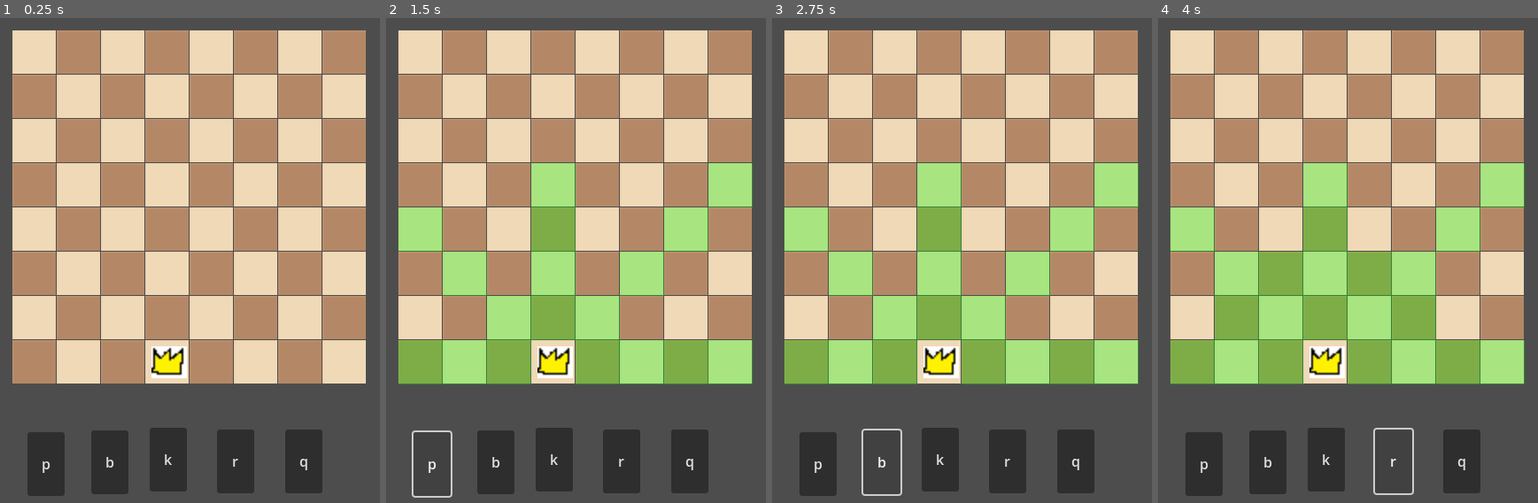
Above: before the commit, frames 1-4 (left to right).
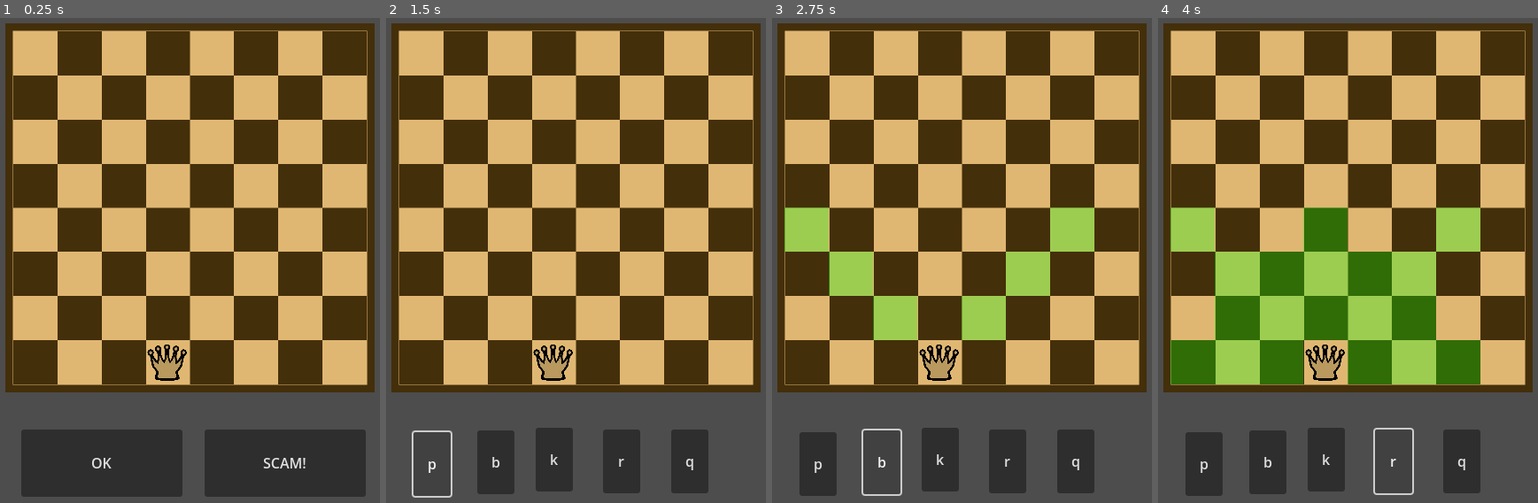
Above: after the commit, the same moments.

Repository: mljkvc/Blokejd-GameJam
Game: Godot game, scene res://scenes/manager.tscn
The game is run twice, just before and just after one commit, with the same random seed, the same clock (stepped at 60 frames per second) and the same inputs.
Inputs (mouse positions are in pixels of both pictures, inside the frame that each line leads up to):
- Up to frame 1 (0.25 s): no input
- Up to frame 2 (1.5 s): click (671, 464) at 0.5 s, where only the run after the commit has a clickable "SCAM!"; click "p" at 1.25 s
- Up to frame 3 (2.75 s): click "b" at 2 s
- Up to frame 4 (4 s): click "k" at 2.75 s; click "r" at 3.5 s

The runs differ from the first frame. In frame 1, 80% of the frame differs, in the area x 1-99%, y 1-99%; in frame 2, 74%; in frame 3, 74%; in frame 4, 74%.

Commit message:
movement implemented

Diff:
--- a/scenes/board.tscn
+++ b/scenes/board.tscn
@@ -1,13 +1,18 @@
-[gd_scene load_steps=5 format=3 uid="uid://cffjfd7urab5o"]
+[gd_scene load_steps=4 format=3 uid="uid://cffjfd7urab5o"]
 
 [ext_resource type="Script" path="res://scripts/board.gd" id="1_enk6x"]
-[ext_resource type="PackedScene" uid="uid://dfejgkxncmso5" path="res://scenes/white_tile.tscn" id="1_r21r0"]
-[ext_resource type="PackedScene" uid="uid://syfdbmrl1bkx" path="res://scenes/black_tile.tscn" id="2_bc4xd"]
 [ext_resource type="PackedScene" uid="uid://clpcg58qakxdc" path="res://scenes/tile.tscn" id="2_rim0p"]
+[ext_resource type="Texture2D" uid="uid://b6l50jwjx23q4" path="res://sprites/game scene/sahovska_tabla.png" id="5_hjj25"]
 
 [node name="Board" type="Node2D"]
 script = ExtResource("1_enk6x")
 
+[node name="board_sprite" type="Sprite2D" parent="."]
+z_index = -1
+position = Vector2(175.5, 175.5)
+scale = Vector2(0.386111, 0.386111)
+texture = ExtResource("5_hjj25")
+
 [node name="a_1" parent="." instance=ExtResource("2_rim0p")]
 position = Vector2(0, 350)
 
@@ -198,197 +203,3 @@
 
 [node name="h_8" parent="." instance=ExtResource("2_rim0p")]
 position = Vector2(350, 0)
-
-[node name="privremeno" type="Node2D" parent="."]
-z_index = -1
-
-[node name="tile_a_2" parent="privremeno" instance=ExtResource("1_r21r0")]
-position = Vector2(0, 300)
-
-[node name="tile_a_4" parent="privremeno" instance=ExtResource("1_r21r0")]
-position = Vector2(0, 200)
-
-[node name="tile_a_6" parent="privremeno" instance=ExtResource("1_r21r0")]
-position = Vector2(0, 100)
-
-[node name="tile_a_8" parent="privremeno" instance=ExtResource("1_r21r0")]
-
-[node name="tile_b_1" parent="privremeno" instance=ExtResource("1_r21r0")]
-position = Vector2(50, 350)
-
-[node name="tile_b_3" parent="privremeno" instance=ExtResource("1_r21r0")]
-position = Vector2(50, 250)
-
-[node name="tile_b_5" parent="privremeno" instance=ExtResource("1_r21r0")]
-position = Vector2(50, 150)
-
-[node name="tile_b_7" parent="privremeno" instance=ExtResource("1_r21r0")]
-position = Vector2(50, 50)
-
-[node name="tile_c_2" parent="privremeno" instance=ExtResource("1_r21r0")]
-position = Vector2(100, 300)
-
-[node name="tile_c_4" parent="privremeno" instance=ExtResource("1_r21r0")]
-position = Vector2(100, 200)
-
-[node name="tile_c_6" parent="privremeno" instance=ExtResource("1_r21r0")]
-position = Vector2(100, 100)
-
-[node name="tile_c_8" parent="privremeno" instance=ExtResource("1_r21r0")]
-position = Vector2(100, 0)
-
-[node name="tile_d_1" parent="privremeno" instance=ExtResource("1_r21r0")]
-position = Vector2(150, 350)
-
-[node name="tile_d_3" parent="privremeno" instance=ExtResource("1_r21r0")]
-position = Vector2(150, 250)
-
-[node name="tile_d_5" parent="privremeno" instance=ExtResource("1_r21r0")]
-position = Vector2(150, 150)
-
-[node name="tile_d_7" parent="privremeno" instance=ExtResource("1_r21r0")]
-position = Vector2(150, 50)
-
-[node name="tile_e_2" parent="privremeno" instance=ExtResource("1_r21r0")]
-position = Vector2(200, 300)
-
-[node name="tile_e_4" parent="privremeno" instance=ExtResource("1_r21r0")]
-position = Vector2(200, 200)
-
-[node name="tile_e_6" parent="privremeno" instance=ExtResource("1_r21r0")]
-position = Vector2(200, 100)
-
-[node name="tile_e_8" parent="privremeno" instance=ExtResource("1_r21r0")]
-position = Vector2(200, 0)
-
-[node name="tile_f_1" parent="privremeno" instance=ExtResource("1_r21r0")]
-position = Vector2(250, 350)
-
-[node name="tile_f_3" parent="privremeno" instance=ExtResource("1_r21r0")]
-position = Vector2(250, 250)
-
-[node name="tile_f_5" parent="privremeno" instance=ExtResource("1_r21r0")]
-position = Vector2(250, 150)
-
-[node name="tile_f_7" parent="privremeno" instance=ExtResource("1_r21r0")]
-position = Vector2(250, 50)
-
-[node name="tile_g_2" parent="privremeno" instance=ExtResource("1_r21r0")]
-position = Vector2(300, 300)
-
-[node name="tile_g_4" parent="privremeno" instance=ExtResource("1_r21r0")]
-position = Vector2(300, 200)
-
-[node name="tile_g_6" parent="privremeno" instance=ExtResource("1_r21r0")]
-position = Vector2(300, 100)
-
-[node name="tile_g_8" parent="privremeno" instance=ExtResource("1_r21r0")]
-position = Vector2(300, 0)
-
-[node name="tile_h_1" parent="privremeno" instance=ExtResource("1_r21r0")]
-position = Vector2(350, 350)
-
-[node name="tile_h_3" parent="privremeno" instance=ExtResource("1_r21r0")]
-position = Vector2(350, 250)
-
-[node name="tile_h_5" parent="privremeno" instance=ExtResource("1_r21r0")]
-position = Vector2(350, 150)
-
-[node name="tile_h_7" parent="privremeno" instance=ExtResource("1_r21r0")]
-position = Vector2(350, 50)
-
-[node name="tile_a_1" parent="privremeno" instance=ExtResource("2_bc4xd")]
-position = Vector2(0, 350)
-
-[node name="tile_a_3" parent="privremeno" instance=ExtResource("2_bc4xd")]
-position = Vector2(0, 250)
-
-[node name="tile_a_5" parent="privremeno" instance=ExtResource("2_bc4xd")]
-position = Vector2(0, 150)
-
-[node name="tile_a_7" parent="privremeno" instance=ExtResource("2_bc4xd")]
-position = Vector2(0, 50)
-
-[node name="tile_b_2" parent="privremeno" instance=ExtResource("2_bc4xd")]
-position = Vector2(50, 300)
-
-[node name="tile_b_4" parent="privremeno" instance=ExtResource("2_bc4xd")]
-position = Vector2(50, 200)
-
-[node name="tile_b_6" parent="privremeno" instance=ExtResource("2_bc4xd")]
-position = Vector2(50, 100)
-
-[node name="tile_b_8" parent="privremeno" instance=ExtResource("2_bc4xd")]
-position = Vector2(50, 0)
-
-[node name="tile_c_1" parent="privremeno" instance=ExtResource("2_bc4xd")]
-position = Vector2(100, 350)
-
-[node name="tile_c_3" parent="privremeno" instance=ExtResource("2_bc4xd")]
-position = Vector2(100, 250)
-
-[node name="tile_c_5" parent="privremeno" instance=ExtResource("2_bc4xd")]
-position = Vector2(100, 150)
-
-[node name="tile_c_7" parent="privremeno" instance=ExtResource("2_bc4xd")]
-position = Vector2(100, 50)
-
-[node name="tile_d_2" parent="privremeno" instance=ExtResource("2_bc4xd")]
-position = Vector2(150, 300)
-
-[node name="tile_d_4" parent="privremeno" instance=ExtResource("2_bc4xd")]
-position = Vector2(150, 200)
-
-[node name="tile_d_6" parent="privremeno" instance=ExtResource("2_bc4xd")]
-position = Vector2(150, 100)
-
-[node name="tile_d_8" parent="privremeno" instance=ExtResource("2_bc4xd")]
-position = Vector2(150, 0)
-
-[node name="tile_e_1" parent="privremeno" instance=ExtResource("2_bc4xd")]
-position = Vector2(200, 350)
-
-[node name="tile_e_3" parent="privremeno" instance=ExtResource("2_bc4xd")]
-position = Vector2(200, 250)
-
-[node name="tile_e_5" parent="privremeno" instance=ExtResource("2_bc4xd")]
-position = Vector2(200, 150)
-
-[node name="tile_e_7" parent="privremeno" instance=ExtResource("2_bc4xd")]
-position = Vector2(200, 50)
-
-[node name="tile_f_2" parent="privremeno" instance=ExtResource("2_bc4xd")]
-position = Vector2(250, 300)
-
-[node name="tile_f_4" parent="privremeno" instance=ExtResource("2_bc4xd")]
-position = Vector2(250, 200)
-
-[node name="tile_f_6" parent="privremeno" instance=ExtResource("2_bc4xd")]
-position = Vector2(250, 100)
-
-[node name="tile_f_8" parent="privremeno" instance=ExtResource("2_bc4xd")]
-position = Vector2(250, 0)
-
-[node name="tile_g_1" parent="privremeno" instance=ExtResource("2_bc4xd")]
-position = Vector2(300, 350)
-
-[node name="tile_g_3" parent="privremeno" instance=ExtResource("2_bc4xd")]
-position = Vector2(300, 250)
-
-[node name="tile_g_5" parent="privremeno" instance=ExtResource("2_bc4xd")]
-position = Vector2(300, 150)
-
-[node name="tile_g_7" parent="privremeno" instance=ExtResource("2_bc4xd")]
-position = Vector2(300, 50)
-
-[node name="tile_h_2" parent="privremeno" instance=ExtResource("2_bc4xd")]
-position = Vector2(350, 300)
-
-[node name="tile_h_4" parent="privremeno" instance=ExtResource("2_bc4xd")]
-position = Vector2(350, 200)
-
-[node name="tile_h_6" parent="privremeno" instance=ExtResource("2_bc4xd")]
-position = Vector2(350, 100)
-
-[node name="tile_h_8" parent="privremeno" instance=ExtResource("2_bc4xd")]
-position = Vector2(350, 0)
--- /dev/null
+++ b/scenes/call_out_opponent.tscn
@@ -0,0 +1,23 @@
+[gd_scene load_steps=2 format=3 uid="uid://deydnuyehn113"]
+
+[ext_resource type="Script" path="res://scripts/call_out_opponent.gd" id="1_smh0o"]
+
+[node name="CallOutOpponent" type="Node2D"]
+script = ExtResource("1_smh0o")
+
+[node name="ok" type="Button" parent="."]
+offset_left = 45.0
+offset_top = 38.0
+offset_right = 227.0
+offset_bottom = 114.0
+text = "OK"
+
+[node name="scam" type="Button" parent="."]
+offset_left = 252.0
+offset_top = 38.0
+offset_right = 434.0
+offset_bottom = 114.0
+text = "SCAM!"
+
+[connection signal="pressed" from="ok" to="." method="_on_ok_pressed"]
+[connection signal="pressed" from="scam" to="." method="_on_scam_pressed"]
--- a/scenes/main_scene.tscn
+++ b/scenes/main_scene.tscn
@@ -1,9 +1,10 @@
-[gd_scene load_steps=5 format=3 uid="uid://m17xntjxotlh"]
+[gd_scene load_steps=6 format=3 uid="uid://m17xntjxotlh"]
 
 [ext_resource type="Script" path="res://scripts/main_scene.gd" id="1_8d7f1"]
 [ext_resource type="PackedScene" uid="uid://cffjfd7urab5o" path="res://scenes/board.tscn" id="1_haual"]
 [ext_resource type="PackedScene" uid="uid://thuuh0y4v73r" path="res://scenes/you.tscn" id="2_s0reo"]
 [ext_resource type="PackedScene" uid="uid://drfkvmmmwnkal" path="res://scenes/choose_a_piece.tscn" id="3_il03a"]
+[ext_resource type="PackedScene" uid="uid://deydnuyehn113" path="res://scenes/call_out_opponent.tscn" id="5_qfv4n"]
 
 [node name="MainScene" type="Node2D"]
 script = ExtResource("1_8d7f1")
@@ -12,7 +13,11 @@
 position = Vector2(62, 215)
 
 [node name="You" parent="." instance=ExtResource("2_s0reo")]
-position = Vector2(214, 565)
+position = Vector2(213, 564)
 
 [node name="ChooseAPiece" parent="." instance=ExtResource("3_il03a")]
+visible = false
 position = Vector2(5, 609)
+
+[node name="CallOutOpponent" parent="." instance=ExtResource("5_qfv4n")]
+position = Vector2(2, 603)
--- a/scenes/tile.tscn
+++ b/scenes/tile.tscn
@@ -11,3 +11,6 @@
 offset_right = 25.0
 offset_bottom = 25.0
 color = Color(1, 1, 1, 0.345098)
+
+[connection signal="mouse_entered" from="Square" to="." method="_on_square_mouse_entered"]
+[connection signal="mouse_exited" from="Square" to="." method="_on_square_mouse_exited"]
--- a/scenes/you.tscn
+++ b/scenes/you.tscn
@@ -1,11 +1,12 @@
 [gd_scene load_steps=3 format=3 uid="uid://thuuh0y4v73r"]
 
 [ext_resource type="Script" path="res://scripts/you.gd" id="1_438vj"]
-[ext_resource type="Texture2D" uid="uid://c3dn5o6jji7l8" path="res://sprites/Untitled.png" id="1_qhsgs"]
+[ext_resource type="Texture2D" uid="uid://cmect1pow3527" path="res://sprites/chess pieces/bela_kraljica.png" id="2_ne6hk"]
 
 [node name="You" type="Node2D"]
 script = ExtResource("1_438vj")
 
 [node name="piece" type="Sprite2D" parent="."]
-scale = Vector2(2, 2)
-texture = ExtResource("1_qhsgs")
+position = Vector2(-1, 0)
+scale = Vector2(0.14, 0.14)
+texture = ExtResource("2_ne6hk")
--- /dev/null
+++ b/scripts/call_out_opponent.gd
@@ -0,0 +1,19 @@
+extends Node2D
+
+signal ok_button_pressed()
+signal scam_button_pressed()
+
+# Called when the node enters the scene tree for the first time.
+func _ready() -> void:
+	pass
+
+# Called every frame. 'delta' is the elapsed time since the previous frame.
+func _process(delta: float) -> void:
+	pass
+
+
+func _on_ok_pressed() -> void:
+	emit_signal("ok_button_pressed")
+
+func _on_scam_pressed() -> void:
+	emit_signal("scam_button_pressed")
--- a/scripts/choose_a_piece.gd
+++ b/scripts/choose_a_piece.gd
@@ -10,7 +10,6 @@
 # Called every frame. 'delta' is the elapsed time since the previous frame.
 func _process(delta: float) -> void:
 	pass
-
 
 
 
--- a/scripts/main_scene.gd
+++ b/scripts/main_scene.gd
@@ -1,21 +1,56 @@
 class_name Main_scene extends Node2D
 
-var choose_a_piece_node = null
+@onready var choose_a_piece_node = $ChooseAPiece
+@onready var call_out_opponent_node = $CallOutOpponent
+@onready var Board = $Board
+@onready var your_king = $You
 
 var your_piece: String = "king"
 
 var your_current_tile: String = "d_1" #format a_1 ->(7,0)
 
-@onready var Board = $Board
 # Called when the node enters the scene tree for the first time.
 func _ready() -> void:
 	show_pieces_choice()
 
+	your_king.position = Board.get_node(your_current_tile).global_position
+
+	for tile in Board.get_children():
+		if tile is Tile:
+			tile.connect("piece_moved", Callable(self, "_on_piece_moved"))
+
+
+func _on_piece_moved(new_tile_name: String) -> void:
+	print("Tile moved: " + new_tile_name)
+	your_current_tile = new_tile_name
+	var new_tile = Board.get_node(new_tile_name)
+	your_king.position = new_tile.global_position
+
+	#unhighlight all squares
+	for tile in Board.get_children():
+			if tile is Tile:
+				tile.unhighlight_this_square()
+				tile.tile_is_available_for_movement = false
+
+
 func show_pieces_choice() -> void:
+	choose_a_piece_node.hide()
 	choose_a_piece_node = $ChooseAPiece  # Zameni putanju ako je drugačija
 	choose_a_piece_node.connect("piece_chosen", Callable(self, "_on_piece_chosen"))
+	call_out_opponent_node = $CallOutOpponent
+	call_out_opponent_node.connect("ok_button_pressed", Callable(self, "_on_ok_button_pressed"))
+	call_out_opponent_node.connect("scam_button_pressed", Callable(self, "_on_scam_button_pressed"))
+
+func _on_ok_button_pressed() -> void:
+	print('ok')
+	call_out_opponent_node.hide()
+	choose_a_piece_node.show()
 
 
+func _on_scam_button_pressed() -> void:
+	print('scam')
+	call_out_opponent_node.hide()
+	choose_a_piece_node.show()
 
 func _on_piece_chosen(piece_name: String) -> void:
 	print("Your piece is: ", piece_name)
@@ -79,10 +114,13 @@
 			new_coords.append(coord + Vector2(i,0))
 			new_coords.append(coord + Vector2(-i,0))
 		available_tiles_array = new_coords.filter(is_valid).map(matrix_representation_to_tile_name)
+
 	for tile in Board.get_children():
 		if tile.name in available_tiles_array:
 			if tile is Tile:
-				tile.highlight_available_squares()
+				tile.highlight_this_square_for_movement()
+				tile.tile_is_available_for_movement = true
+
 
 func tile_name_to_matrix_representation(tile_name: String) -> Vector2:
 	var parts = tile_name.split("_")
--- a/scripts/tile.gd
+++ b/scripts/tile.gd
@@ -1,19 +1,45 @@
 class_name Tile extends Node2D
 
 @onready var square: ColorRect = $Square
+
+var mouse_is_inside_this_square = false
+var tile_is_available_for_movement = false
+
+signal piece_moved(new_tile: String)
 
 func _ready() -> void:
 	# Postavljamo početnu boju (prozirnu)
 	# Možeš prilagoditi boju i alpha vrednost po želji (ovde je potpuno prozirna)
 	square.color = Color(1, 1, 1, 0)
 
-func highlight_available_squares() -> void:
+func unhighlight_this_square() -> void:
+	square.color = Color(1, 1, 1, 0)
+
+func highlight_this_square_for_movement() -> void:
 	# Postavljamo boju na prozirno zelenu
 	# Ovde je zelena boja sa 50% prozirnosti (alpha = 0.5)
 	square.color = Color(0, 1, 0, 0.3)
 
-func highlight_available_attack_squares() ->void:
+func highlight_this_square_for_attack() ->void:
 	square.color = Color(1,0,0,0.3)
+
 # Called every frame. 'delta' is the elapsed time since the previous frame.
 func _process(delta: float) -> void:
 	pass
+
+
+
+
+func _input(event):
+
+	if event is InputEventMouseButton && event.button_index == MOUSE_BUTTON_LEFT and event.pressed and mouse_is_inside_this_square and tile_is_available_for_movement:
+		print('uso')
+		emit_signal("piece_moved", self.name)
+
+
+
+func _on_square_mouse_entered() -> void:
+	mouse_is_inside_this_square = true
+
+func _on_square_mouse_exited() -> void:
+	mouse_is_inside_this_square = false
